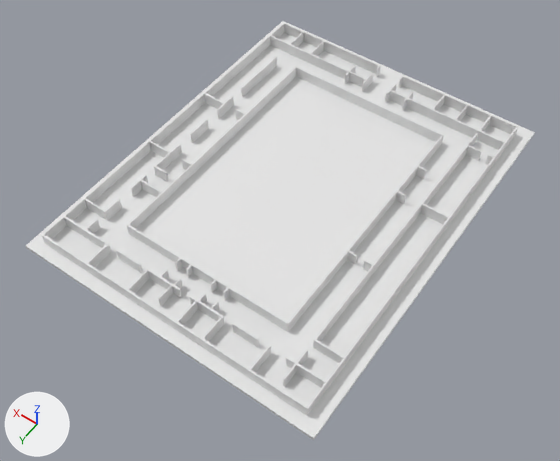
Renders of the FBX model getting-started-with-threejs-main/museum.fbx from each side of a commit.
Both versions are drawn from a camera (50 mm lens) standing at (-3.47, 4.92, 6.92) and looking at (-0.16, 0.28, -0.37). Every picture has the same lights, and +X, +Y and +Z are marked at lower left. Materials are left out; every surface is plain grey. Where no turn or scale is listed for an object, it has been applied to the vertices.

Objects in the first picture: '平面.003'.
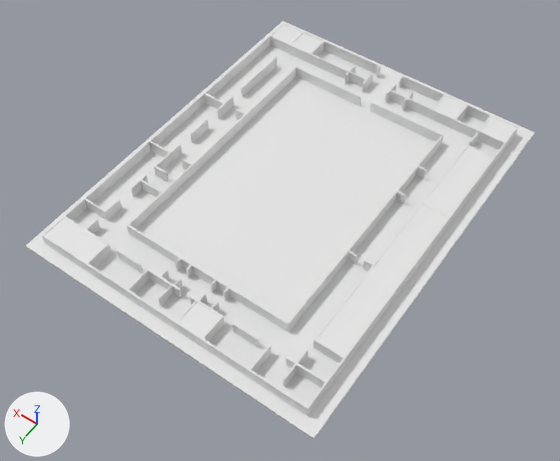
Where the newer file only moved an object's origin or applied its transform, the numbers keep the older frame.

Patch to the scene script:
```diff
--- a/getting-started-with-threejs-main/museum.fbx.py
+++ b/getting-started-with-threejs-main/museum.fbx.py
@@ me_平面_012 @@
 me_平面_012.from_pydata(...)  # 622 vertices, 669 faces; spans x -1.96..1.96, y -2.5..2.5, z 0.0..0.2
 # used by ob_平面_003; location = (-0.04, -0.19, -0.12)
 # verts and faces of me_平面_012; kept vertices keep their numbers, new ones are numbered from 622
 # before: 145 (-0.05, -1.64, 0.03), 146 (-0.05, -1.62, 0.03) at pixel (369, 111), 238 (0.1, -1.64, 0.03) at pixel (360, 105), 239 (0.1, -1.62, 0.03) at pixel (359, 106), 448 (-0.05, -1.62, 0.2) at pixel (370, 102)
 # before: 449 (-0.05, -1.64, 0.2) at pixel (371, 101), 541 (0.1, -1.62, 0.2) at pixel (360, 97), 542 (0.1, -1.64, 0.2) at pixel (361, 96)
+# me_平面_012 part 1: a new loose piece, a box spanning x -1.766..-1.42, y -1.652..1.685, z 0.182..0.192
+# me_平面_012 part 2: a new loose piece, a box spanning x -1.766..-1.419, y -2.294..-1.967, z 0.178..0.189
+# me_平面_012 part 3: a new loose piece, a box spanning x -1.085..-0.759, y -2.294..-1.967, z 0.178..0.189
+# me_平面_012 part 4: a new loose piece, a box spanning x 1.119..1.455, y -2.294..-1.967, z 0.178..0.189
+# me_平面_012 part 5: a new loose piece, a box spanning x 1.46..1.789, y -2.294..-1.967, z 0.178..0.189
+# me_平面_012 part 6: a new loose piece, a box spanning x 1.119..1.789, y 2.012..2.338, z 0.178..0.189
+# me_平面_012 part 7: a new loose piece, a box spanning x -0.486..-0.153, y 2.012..2.338, z 0.178..0.189
+# me_平面_012 part 8
+delete_faces([(145, 146, 239, 238), (448, 449, 542, 541), (145, 238, 542, 449), (146, 448, 541, 239)])
+faces += [(145, 146, 448, 449), (238, 542, 541, 239)]
```

Changed parts and their boxes (x1, y1, x2, y2) in the pictures (560 x 461 px):
part 1 of me_平面_012, added
    after: (317, 146, 493, 356)
part 2 of me_平面_012, added
    after: (481, 116, 516, 141)
part 3 of me_平面_012, added
    after: (434, 96, 466, 119)
part 4 of me_平面_012, added
    after: (292, 33, 323, 53)
part 5 of me_平面_012, added
    after: (272, 24, 302, 44)
part 6 of me_平面_012, added
    after: (45, 218, 106, 262)
part 7 of me_平面_012, added
    after: (179, 302, 220, 337)
part 8 of me_平面_012, cut back
    before: (360, 96, 371, 111)
